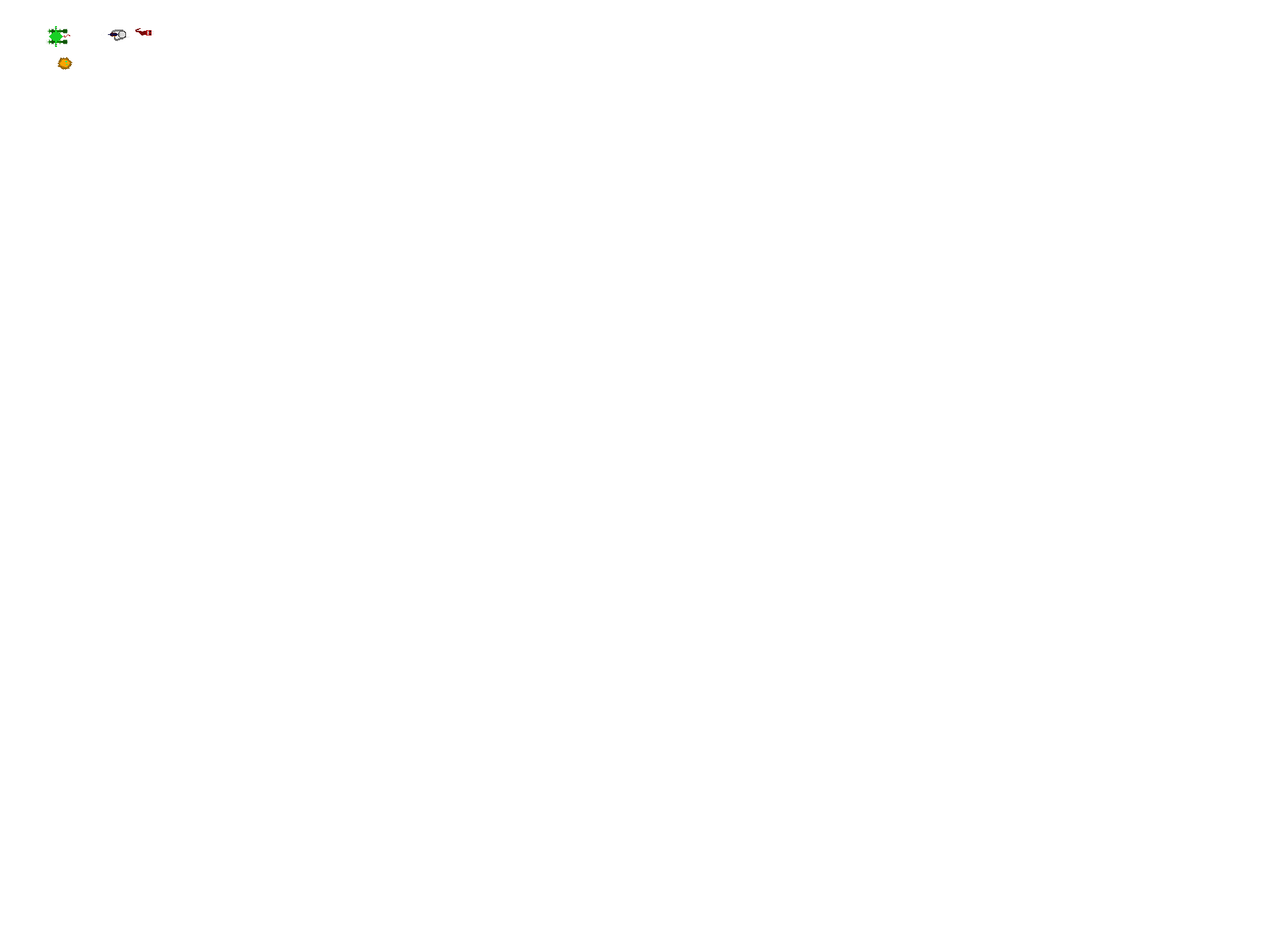
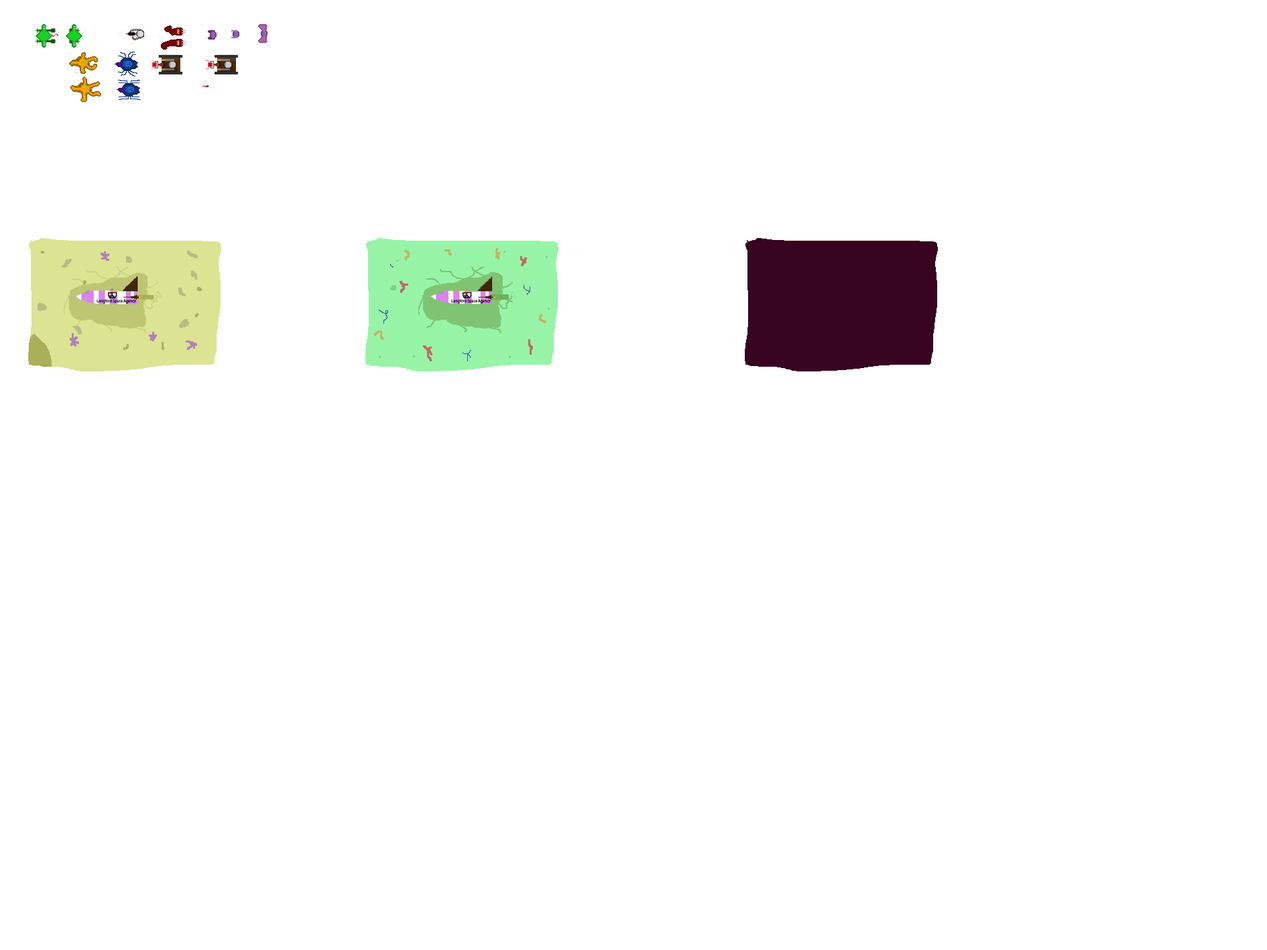
The second 1267px x 950px image is a revision of the first. Changes to its layers:
removed layer "Layer 1 copy" over [44, 26, 155, 70]
added layer "Rocket_2" above "Rocket_1" over [418, 266, 517, 334]
added layer "Rocket_1" above "Spaceman and Battle Segway" over [63, 266, 162, 334]
added group "Spaceman and Battle Segway" with 4 layers above "Bat" over [44, 24, 238, 88]
added layer "Player_2" in group "Spaceman and Battle Segway" over [179, 54, 238, 75]
added layer "Player_1" in group "Spaceman and Battle Segway" over [150, 54, 183, 75]
renamed "Layer 1" to "Spaceman original", moved it into group "Spaceman and Battle Segway", painted on it over [44, 24, 149, 76]
added group "Bat" with 3 layers above "Frog" over [207, 24, 268, 43]
added layer "Bat_2" in group "Bat" over [258, 24, 268, 43]
added group "Frog" with 2 layers above "Spider" over [33, 24, 147, 65]
added layer "Frog_2" in group "Frog" over [33, 24, 147, 48]
added layer "Frog_1" in group "Frog" over [44, 24, 139, 65]
added group "Spider" with 2 layers above "The Mysterious Glob" over [37, 24, 151, 102]
added layer "Spider_2" in group "Spider" over [37, 50, 151, 102]
added layer "Spider_1" in group "Spider" over [44, 24, 139, 77]
added group "The Mysterious Glob" with 2 layers above "Snake" over [37, 24, 151, 102]
added layer "Glob_2" in group "The Mysterious Glob" over [37, 54, 151, 102]
added layer "Glob_1" in group "The Mysterious Glob" over [44, 24, 98, 74]
added group "Snake" with 2 layers above "Background_3" over [50, 24, 186, 84]
added layer "Snake_2" in group "Snake" over [50, 38, 186, 84]
added layer "Snake_1" in group "Snake" over [56, 24, 186, 43]
added layer "Background_3" above "Background_2" over [744, 237, 938, 372]
added layer "Background_2" above "Background_1" over [365, 237, 559, 372]
added layer "Background_1" over [28, 237, 222, 372]
…and 3 more changes (3 added)
